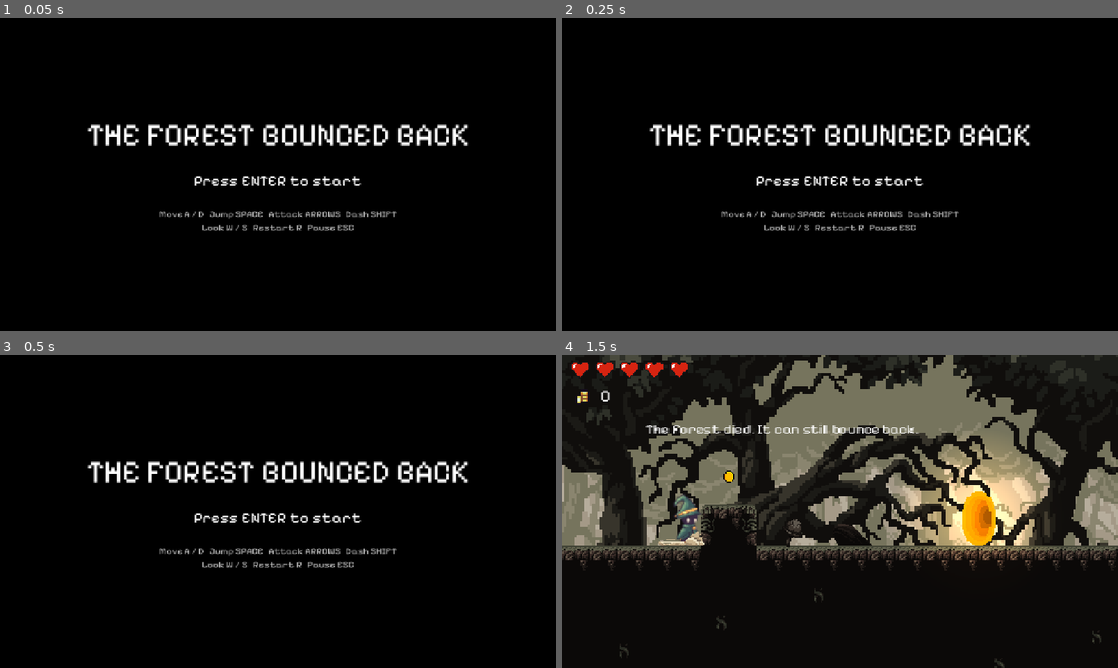
Above: before the commit, frames 1-4 (two rows, left to right).
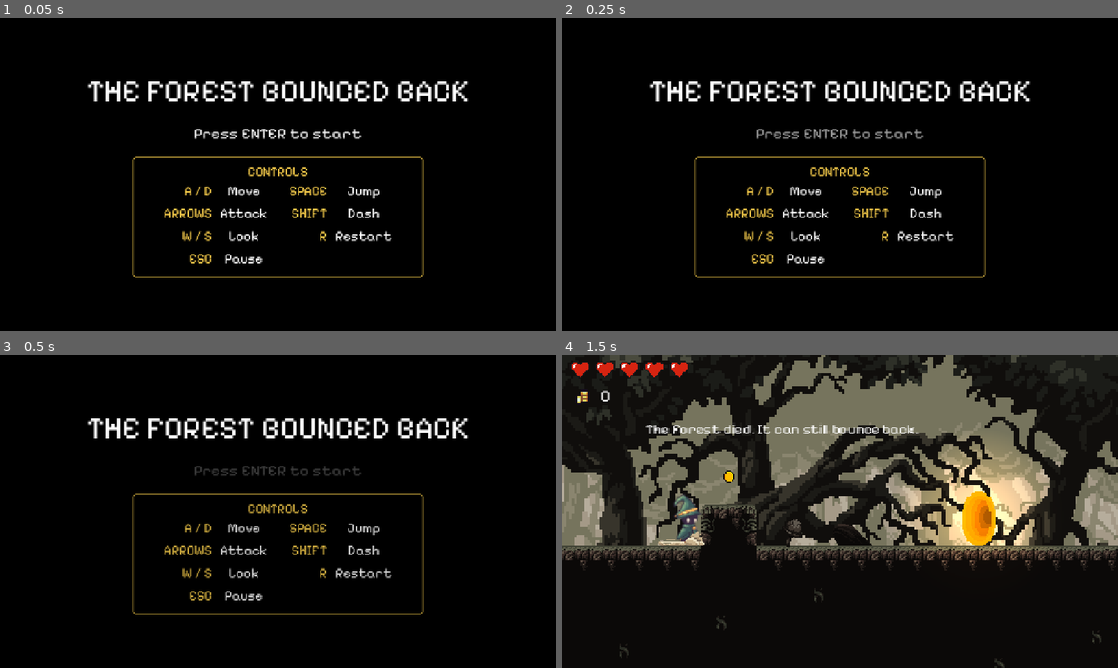
Above: after the commit, the same moments.

Repository: luxopes/gamejam-2026
Game: Godot game, scene res://scenes/title.tscn
Same seed, same stepped clock (60 frames per second), same inputs: the game is played once before the commit and once after it. Video files are missing from this copy of the repository; at most half a second of black plays in their place.
Inputs:
- Up to frame 1 (0.05 s): no input
- Up to frame 2 (0.25 s): no input
- Up to frame 3 (0.5 s): no input
- Up to frame 4 (1.5 s): tap Enter (ui_accept) at 0.5 s; hold Right (attack_right) from 0.53 s (still down); tap Shift (dash) at 0.6, 1.35 s; tap Space (jump) at 0.77 s

The runs differ from the first frame. In frame 1, 7.9% of the frame differs, in the area x 15-85%, y 20-83%; in frame 2, 7.9%; in frame 3, 7.8%; in frame 4, nothing differs.

Commit message:
ui: výraznější ovládání na úvodní obrazovce, výzva ke startu bliká

Diff:
--- a/scenes/title.tscn
+++ b/scenes/title.tscn
@@ -1,7 +1,23 @@
-[gd_scene load_steps=3 format=3]
+[gd_scene format=3]
 
 [ext_resource type="Script" path="res://scripts/title.gd" id="1"]
 [ext_resource type="VideoStream" path="res://assets/video/title_bg.ogv" id="2"]
+
+[sub_resource type="StyleBoxFlat" id="ControlsPanel"]
+bg_color = Color(0, 0, 0, 0.6)
+border_width_left = 2
+border_width_top = 2
+border_width_right = 2
+border_width_bottom = 2
+border_color = Color(1, 0.83, 0.3, 0.8)
+corner_radius_top_left = 6
+corner_radius_top_right = 6
+corner_radius_bottom_right = 6
+corner_radius_bottom_left = 6
+content_margin_left = 24.0
+content_margin_top = 16.0
+content_margin_right = 24.0
+content_margin_bottom = 16.0
 
 [node name="Title" type="Control"]
 layout_mode = 3
@@ -43,7 +59,7 @@
 grow_horizontal = 2
 grow_vertical = 2
 alignment = 1
-theme_override_constants/separation = 40
+theme_override_constants/separation = 32
 
 [node name="Name" type="Label" parent="Box"]
 layout_mode = 2
@@ -60,12 +76,19 @@
 text = "Press ENTER to start"
 horizontal_alignment = 1
 
-[node name="Controls" type="Label" parent="Box"]
+[node name="Controls" type="PanelContainer" parent="Box"]
+layout_mode = 2
+size_flags_horizontal = 4
+theme_override_styles/panel = SubResource("ControlsPanel")
+
+[node name="Text" type="RichTextLabel" parent="Box/Controls"]
+custom_minimum_size = Vector2(620, 0)
 layout_mode = 2
 theme_override_colors/font_outline_color = Color(0, 0, 0, 1)
-theme_override_constants/outline_size = 8
-modulate = Color(1, 1, 1, 0.7)
-theme_override_font_sizes/font_size = 22
-text = "Move A / D   Jump SPACE   Attack ARROWS   Dash SHIFT
-Look W / S   Restart R   Pause ESC"
-horizontal_alignment = 1
+theme_override_constants/outline_size = 6
+theme_override_font_sizes/normal_font_size = 30
+bbcode_enabled = true
+text = "[center][color=#ffd34d]CONTROLS[/color][/center]
+[center][table=4][cell padding=24,6,8,6][right][color=#ffd34d]A / D[/color][/right][/cell][cell padding=8,6,24,6]Move[/cell][cell padding=24,6,8,6][right][color=#ffd34d]SPACE[/color][/right][/cell][cell padding=8,6,24,6]Jump[/cell][cell padding=24,6,8,6][right][color=#ffd34d]ARROWS[/color][/right][/cell][cell padding=8,6,24,6]Attack[/cell][cell padding=24,6,8,6][right][color=#ffd34d]SHIFT[/color][/right][/cell][cell padding=8,6,24,6]Dash[/cell][cell padding=24,6,8,6][right][color=#ffd34d]W / S[/color][/right][/cell][cell padding=8,6,24,6]Look[/cell][cell padding=24,6,8,6][right][color=#ffd34d]R[/color][/right][/cell][cell padding=8,6,24,6]Restart[/cell][cell padding=24,6,8,6][right][color=#ffd34d]ESC[/color][/right][/cell][cell padding=8,6,24,6]Pause[/cell][/table][/center]"
+fit_content = true
+scroll_active = false
--- a/scripts/title.gd
+++ b/scripts/title.gd
@@ -6,6 +6,15 @@
 
 func _ready() -> void:
 	Game.new_game()
+	# Výzva ke startu bliká a rámeček s ovládáním pulzuje, ať si ho hráč všimne
+	_pulse($Box/Start, 0.25, 0.5)
+	_pulse($Box/Controls, 0.7, 0.9)
+
+
+func _pulse(node: CanvasItem, low: float, time: float) -> void:
+	var tween := create_tween().set_loops().set_trans(Tween.TRANS_SINE)
+	tween.tween_property(node, "modulate:a", low, time)
+	tween.tween_property(node, "modulate:a", 1.0, time)
 
 
 func _unhandled_input(event: InputEvent) -> void:
